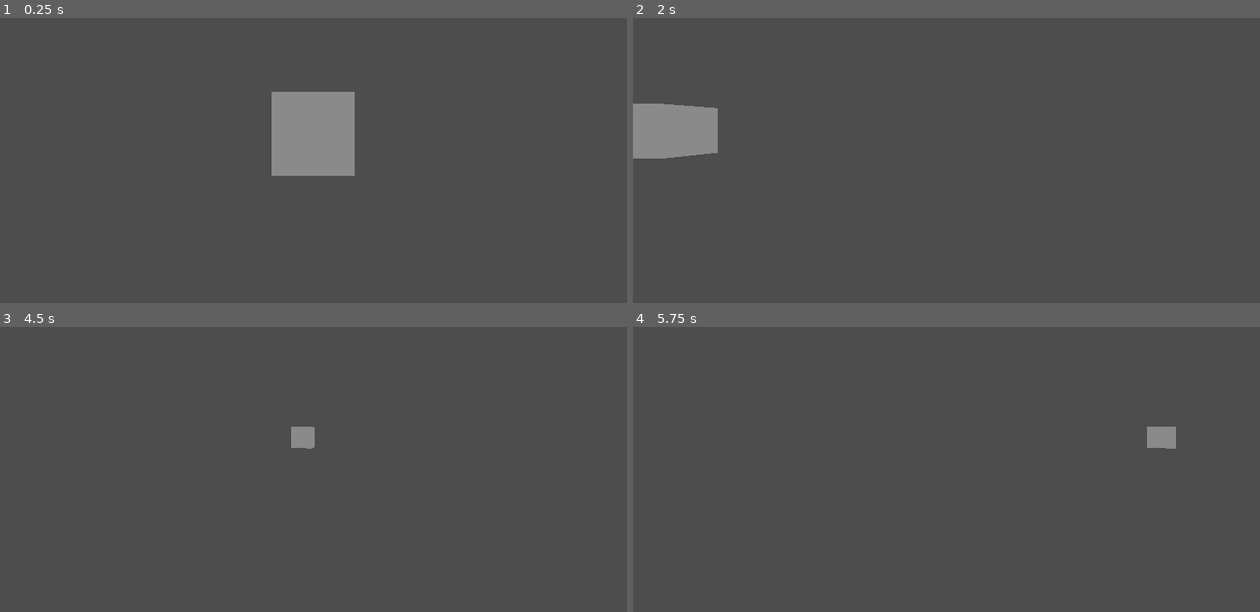
Above: before the commit, frames 1-4 (two rows, left to right).
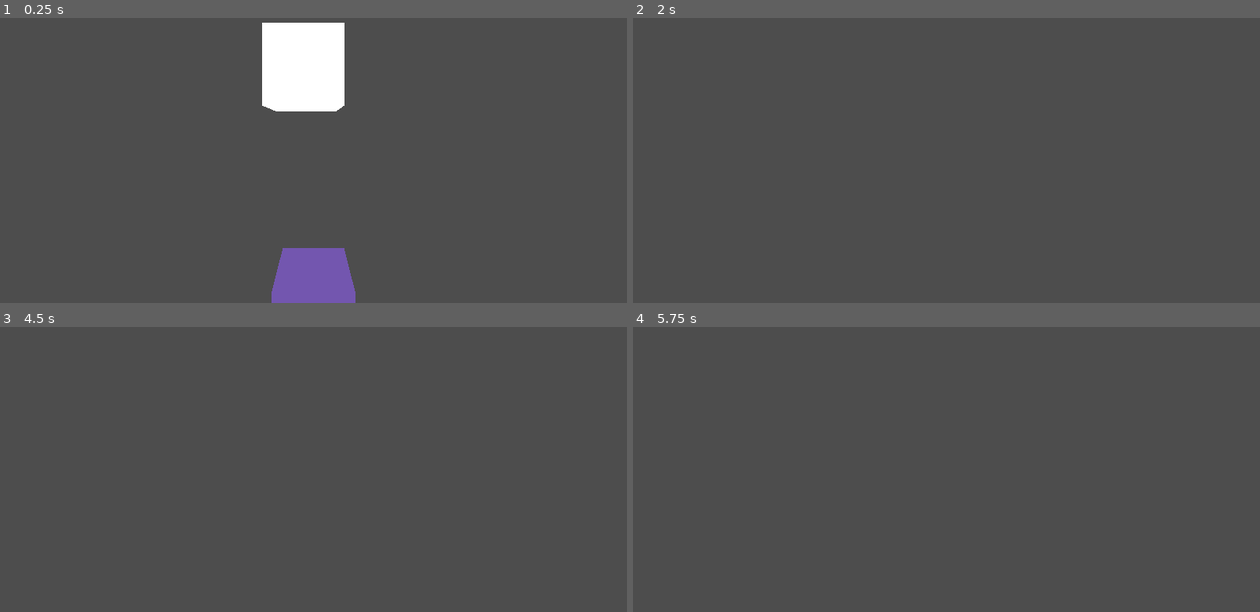
Above: after the commit, the same moments.

Repository: JacobKuenning/UpsideDoom
Game: Godot game, scene res://Scenes/game.tscn
Same seed, same stepped clock (60 frames per second), same inputs: the game is played once before the commit and once after it.
Inputs (mouse positions are in pixels of both pictures, inside the frame that each line leads up to):
- Up to frame 1 (0.25 s): no input
- Up to frame 2 (2 s): tap Enter at 0.5 s; move the mouse to (1084, 109) at 0.52 s; hold D (move_right) 0.53-1.28 s; hold Space (flip) 0.53-1.28 s; move the mouse to (821, 143) at 1.27 s; hold S (move_backward) from 1.28 s (still down); tap Space (flip) at 1.35 s
- Up to frame 3 (4.5 s): move the mouse to (376, 358) at 2.02 s; release S (move_backward) at 2.03 s; hold D (move_right) 2.03-2.78 s; hold Space (flip) 2.03-2.78 s; move the mouse to (282, 506) at 2.77 s; hold W (move_forward) 2.78-3.53 s; tap Space (flip) at 2.85, 4.35 s; tap Enter at 3.5 s; move the mouse to (501, 489) at 3.52 s; hold Space (flip) 3.53-4.28 s; hold A (move_left) from 3.53 s (still down); move the mouse to (125, 384) at 4.27 s
- Up to frame 4 (5.75 s): move the mouse to (977, 435) at 5.02 s; release A (move_left) at 5.03 s; hold S (move_backward) from 5.03 s (still down); hold Space (flip) from 5.03 s (still down)

The runs differ from the first frame. In frame 1, 9.5% of the frame differs, in the area x 41-57%, y 1-100%; in frame 2, 2.4%; in frame 3, 0.3%; in frame 4, 0.3%.

Commit message:
Push 5
Player can now flip upside down, with proper direction and camera controls

Diff:
--- a/Scenes/game.tscn
+++ b/Scenes/game.tscn
@@ -1,7 +1,10 @@
-[gd_scene load_steps=5 format=3 uid="uid://dkmms6ee41kve"]
+[gd_scene load_steps=10 format=3 uid="uid://dkmms6ee41kve"]
 
 [ext_resource type="Script" uid="uid://xcyap5gu4mj3" path="res://Scripts/game_manager.gd" id="1_qxrlw"]
 [ext_resource type="Script" uid="uid://4dpffi7cdx70" path="res://Scripts/player.gd" id="1_rbk5v"]
+[ext_resource type="Script" uid="uid://6d4tfn4dmuc8" path="res://Scripts/state_machine.gd" id="3_wowpa"]
+[ext_resource type="Script" uid="uid://cuq3xvt5vky56" path="res://Scripts/player_normal_state.gd" id="4_i6g32"]
+[ext_resource type="Script" uid="uid://djm1imy3k4k8y" path="res://Scripts/player_flipped_state.gd" id="5_1l0tm"]
 
 [sub_resource type="Environment" id="Environment_ebmjs"]
 ambient_light_source = 2
@@ -9,23 +12,58 @@
 
 [sub_resource type="CapsuleShape3D" id="CapsuleShape3D_hcwif"]
 
+[sub_resource type="StandardMaterial3D" id="StandardMaterial3D_qxrlw"]
+albedo_color = Color(0.451633, 0.336212, 0.686601, 1)
+
+[sub_resource type="StandardMaterial3D" id="StandardMaterial3D_wrm1d"]
+
 [node name="Game" type="Node3D"]
 script = ExtResource("1_qxrlw")
 
 [node name="WorldEnvironment" type="WorldEnvironment" parent="."]
 environment = SubResource("Environment_ebmjs")
 
-[node name="Player" type="CharacterBody3D" parent="." node_paths=PackedStringArray("gm")]
-transform = Transform3D(1, 0, 0, 0, 1, 0, 0, 0, 1, 0, 1.37033, 0)
+[node name="Player" type="CharacterBody3D" parent="." node_paths=PackedStringArray("gm", "sm", "flipcd")]
+transform = Transform3D(1, 0, 0, 0, 1, 0, 0, 0, 1, -0.00328922, 2.21349, 0.00159693)
 script = ExtResource("1_rbk5v")
 gm = NodePath("..")
+sm = NodePath("StateMachine")
+flipcd = NodePath("FlipCooldown")
 
-[node name="Camera3D" type="Camera3D" parent="Player"]
+[node name="StateMachine" type="Node" parent="Player" node_paths=PackedStringArray("initial_state")]
+script = ExtResource("3_wowpa")
+initial_state = NodePath("Normal")
+
+[node name="Normal" type="Node" parent="Player/StateMachine" node_paths=PackedStringArray("player", "camcon")]
+script = ExtResource("4_i6g32")
+player = NodePath("../..")
+camcon = NodePath("../../CameraController")
+
+[node name="Flipped" type="Node" parent="Player/StateMachine" node_paths=PackedStringArray("player", "camcon")]
+script = ExtResource("5_1l0tm")
+player = NodePath("../..")
+camcon = NodePath("../../CameraController")
+
+[node name="CameraController" type="Node3D" parent="Player"]
+
+[node name="Camera3D" type="Camera3D" parent="Player/CameraController"]
 transform = Transform3D(1, 0, 0, 0, 1, 0, 0, 0, 1, 0.00377321, 1.02798, 0.00777197)
 current = true
 
 [node name="CollisionShape3D" type="CollisionShape3D" parent="Player"]
+transform = Transform3D(1, 0, 0, 0, 1, 0, 0, 0, 1, 0.0111753, -0.0591547, -0.359137)
 shape = SubResource("CapsuleShape3D_hcwif")
 
+[node name="FlipCooldown" type="Timer" parent="Player"]
+one_shot = true
+
 [node name="CSGBox3D" type="CSGBox3D" parent="."]
-transform = Transform3D(1, 0, 0, 0, 1, 0, 0, 0, 1, 0, 2.316, -3.23303)
+transform = Transform3D(1, 0, 0, 0, 1, 0, 0, 0, 1, 0, 0.76339, -3.23303)
+material = SubResource("StandardMaterial3D_qxrlw")
+
+[node name="CSGBox3D2" type="CSGBox3D" parent="."]
+transform = Transform3D(1, 0, 0, 0, 1, 0, 0, 0, 1, -0.124398, 3.99817, -3.26252)
+material = SubResource("StandardMaterial3D_wrm1d")
+
+[connection signal="timeout" from="Player/FlipCooldown" to="Player/StateMachine/Normal" method="_on_flip_cooldown_timeout"]
+[connection signal="timeout" from="Player/FlipCooldown" to="Player/StateMachine/Flipped" method="_on_flip_cooldown_timeout"]
--- a/Scripts/player.gd
+++ b/Scripts/player.gd
@@ -1,34 +1,23 @@
 extends CharacterBody3D
 @export var gm : Node3D
-const SPEED = 8
-const ACCEL = 2
-const FRIC = 1
+@export var sm : Node
+@export var flipcd : Timer
+var flipped = false
+
+@export var SPEED = 15
+@export var ACCEL = 2
+@export var FRIC = 1
+@export var mouse_sens = 50
+
 var look_dir: Vector2
 
-@export var mouse_sens = 50
+
+func _ready():
+	for state in sm.get_children(): #populating the normal and flipped states variables to be the ones set in the editor
+		state.SPEED = SPEED
+		state.ACCEL = ACCEL
+		state.FRIC = FRIC
+		state.mouse_sens = mouse_sens
 
 func _physics_process(delta):
-	var input_dir = Input.get_vector("move_left", "move_right", "move_forward", "move_backward")
-	var direction = (transform.basis * Vector3(input_dir.x, 0, input_dir.y)).normalized()
-	if direction:
-		accelerate(direction)
-	else:
-		apply_friction()
-
-	_rotate_camera(delta)
-	move_and_slide()
-
-func accelerate(direction):
-	velocity = velocity.move_toward(direction * SPEED, ACCEL)
-
-func apply_friction():
-	velocity = velocity.move_toward(Vector3.ZERO,FRIC)
-
-func _input(event: InputEvent): #handle mouse motion for looking left and right
-		if event is InputEventMouseMotion: look_dir = event.relative * 0.01
-
-func _rotate_camera(delta: float):
-		var input = Input.get_vector("look_left", "look_right", "NULL", "NULL") #NULL because we only need the first two fields
-		look_dir += input
-		rotation.y -= look_dir.x * mouse_sens * delta
-		look_dir = Vector2.ZERO
+	pass
--- /dev/null
+++ b/Scripts/player_flipped_state.gd
@@ -0,0 +1,60 @@
+extends State
+class_name PlayerFlipped
+@export var player : CharacterBody3D
+@export var camcon : Node3D
+
+var SPEED
+var ACCEL
+var FRIC
+var look_dir: Vector2
+
+var mouse_sens
+
+var can_flip = false
+
+func enter():
+	print("flipped state entered")
+	camcon.rotation_degrees.z = 180
+	can_flip = false
+	player.flipcd.start()
+
+func exit():
+	pass
+
+func update(_delta):
+	pass
+
+func physics_update(_delta):
+	var input_dir = Input.get_vector("move_left", "move_right", "move_forward", "move_backward")
+	var direction = (player.transform.basis * Vector3(-input_dir.x, 0, input_dir.y)).normalized()
+	if direction:
+		accelerate(direction)
+		print(direction)
+	else:
+		apply_friction()
+
+	_rotate_camera(_delta)
+	player.move_and_slide()
+
+func accelerate(direction):
+	player.velocity = player.velocity.move_toward(direction * SPEED, ACCEL)
+
+func apply_friction():
+	player.velocity = player.velocity.move_toward(Vector3.ZERO,FRIC)
+
+func _input(event: InputEvent): #handle mouse motion and other button inputs
+		if event is InputEventMouseMotion:
+			look_dir = event.relative * 0.01
+		if event.is_action_pressed("flip") and can_flip:
+			Transitioned.emit(self, "normal") #change state
+
+func _rotate_camera(delta: float):
+	var input = Input.get_vector("look_left", "look_right", "NULL", "NULL") #NULL because we only need the first two fields
+	look_dir += input
+	player.rotation.y -= -look_dir.x * mouse_sens * delta
+	look_dir = Vector2.ZERO
+
+
+func _on_flip_cooldown_timeout() -> void:
+	can_flip = true
+	pass # Replace with function body.
--- /dev/null
+++ b/Scripts/player_normal_state.gd
@@ -0,0 +1,60 @@
+extends State
+class_name PlayerNormal
+@export var player : CharacterBody3D
+@export var camcon : Node3D
+
+var SPEED
+var ACCEL
+var FRIC
+var look_dir: Vector2
+
+var mouse_sens
+
+var can_flip = false
+
+func enter():
+	print("normal state entered")
+	camcon.rotation_degrees.z = 0
+	can_flip = false
+	player.flipcd.start()
+
+func exit():
+	pass
+
+func update(_delta):
+	pass
+
+func physics_update(_delta):
+	var input_dir = Input.get_vector("move_left", "move_right", "move_forward", "move_backward")
+	var direction = (player.transform.basis * Vector3(input_dir.x, 0, input_dir.y)).normalized()
+	if direction:
+		accelerate(direction)
+		print(direction)
+	else:
+		apply_friction()
+
+	_rotate_camera(_delta)
+	player.move_and_slide()
+
+func accelerate(direction):
+	player.velocity = player.velocity.move_toward(direction * SPEED, ACCEL)
+
+func apply_friction():
+	player.velocity = player.velocity.move_toward(Vector3.ZERO,FRIC)
+
+func _input(event: InputEvent): #handle mouse motion and other button inputs
+		if event is InputEventMouseMotion:
+			look_dir = event.relative * 0.01
+		if event.is_action_pressed("flip") and can_flip:
+			Transitioned.emit(self, "flipped") #change state
+
+func _rotate_camera(delta: float):
+	var input = Input.get_vector("look_left", "look_right", "NULL", "NULL") #NULL because we only need the first two fields
+	look_dir += input
+	player.rotation.y -= look_dir.x * mouse_sens * delta
+	look_dir = Vector2.ZERO
+
+
+func _on_flip_cooldown_timeout() -> void:
+	can_flip = true
+	pass # Replace with function body.
--- /dev/null
+++ b/Scripts/state.gd
@@ -0,0 +1,16 @@
+extends Node
+class_name State
+
+signal Transitioned
+
+func enter():
+	pass
+
+func exit():
+	pass
+
+func update(_delta: float):
+	pass
+
+func physics_update(_delta: float):
+	pass
--- /dev/null
+++ b/Scripts/state_machine.gd
@@ -0,0 +1,38 @@
+extends Node
+
+@export var initial_state : State
+
+var current_state : State
+var states : Dictionary = {}
+
+func _ready():
+	for child in get_children():
+		if child is State:
+			states[child.name.to_lower()] = child #adding the state to the dictionary
+			child.Transitioned.connect(on_child_transition) #when Transitioned is called on a state, it runs the function "on_child_transition"
+
+	if initial_state:
+		initial_state.enter()
+		current_state = initial_state
+
+func _process(delta):
+	if current_state:
+		current_state.update(delta)
+
+func _physics_process(delta):
+	if current_state:
+		current_state.physics_update(delta)
+
+func on_child_transition(state, new_state_name): #when transitioning states
+	if state != current_state: #if the state that called this is the current state, ignore
+		return
+
+	var new_state = states.get(new_state_name.to_lower()) #setting the new state variable to the state in the dictionary with the same name
+	if !new_state:
+		return
+
+	if current_state: #if there is a current state, exit it and enter the new state
+		current_state.exit()
+
+	new_state.enter()
+	current_state = new_state
Not shown, added: Scripts/player_flipped_state.gd.uid
Not shown, added: Scripts/player_normal_state.gd.uid
Not shown, added: Scripts/state.gd.uid
Not shown, added: Scripts/state_machine.gd.uid
